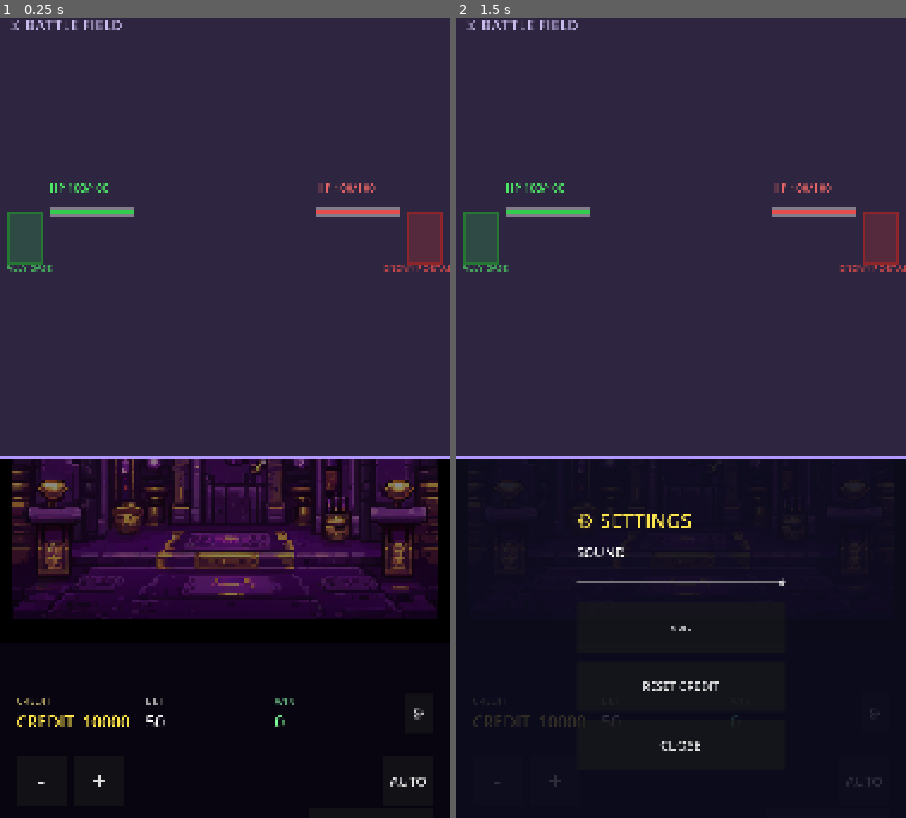
Above: before the commit, frames 1-2 (left to right).
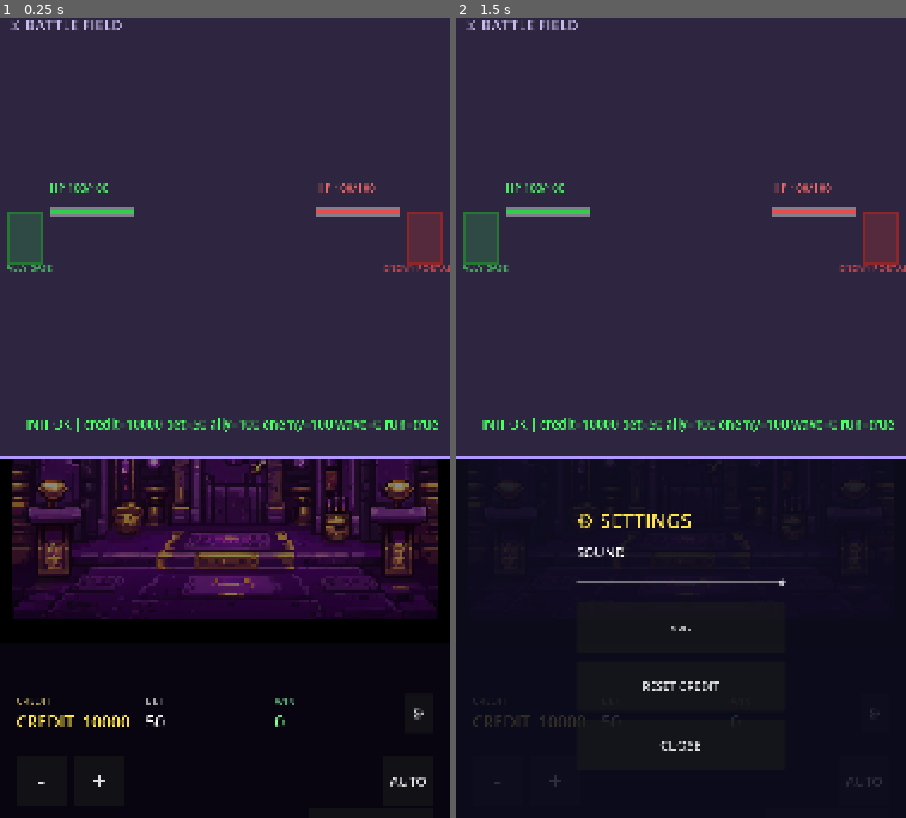
Above: after the commit, the same moments.

Repository: ralph0830/DOTS
Game: Godot game, scene res://scenes/slot/SlotMachine.tscn
Two runs of this game, one before a commit and one after it. Both use one fixed random seed, a clock stepped at 60 frames per second and the inputs below.
Inputs:
- Up to frame 1 (0.25 s): no input
- Up to frame 2 (1.5 s): click "⚙" at 0.5 s; click "-" at 1.25 s

The runs differ from the first frame. In frame 1, 0.7% of the frame differs, in the area x 5-98%, y 50-52%; in frame 2, 0.7%.

Commit message:
feat: 게임 시작 통합 초기화 + 초기화 상태 화면 표시
요구사항: 게임 시작 시 모든 값을 결정론적으로 초기화

통합 초기화 (_initialize_all):
- SlotMachineView._ready() 에서 모든 매니저 초기화 orchestrator
- WalletManager.initialize + reset_credit(starting_credit) — 저장값 무시
- JackpotSystem.initialize + reset_to_seeds
- BattleField.reset_run() — HP/유닛 리셋
- WaveManager.restart() — WAVE 1부터
- 자동스핀 끔, GameManager.start_game()
- game_initialized 시그널 emit (화면 표시용)

초기화 상태 화면 표시 (DEBUG):
- EventBus.game_initialized(state) 시그널 추가
- BattleFieldView: 상단 전투 영역 하단에 큰 텍스트로 표시
  초기화 전: 주황 펄스 'WAITING INIT...'
  초기화 후: 녹색 'INIT OK | credit=10000 bet=50 ally=100 enemy=100 wave=0'
- _process에서 펄스 애니메이션 (초기화 대기 중)

GameOverOverlay 리스타트:
- _restart()가 부모 SlotMachineView._initialize_all() 재사용
- 폴백: 직접 리셋

데스크톱 검증 PASS:
- [init] credit=10000 bet=50 ally=100 enemy=100 wave=0
- INIT OK 텍스트 녹색 표시 확인
- 8스핀 모두 당첨 (win=14,150,150,15...)
- DBG 로그로 matches() 정상 동작 확인

Diff:
--- a/autoload/EventBus.gd
+++ b/autoload/EventBus.gd
@@ -40,3 +40,5 @@
 signal wave_started(wave_num: int)                     # WAVE 시작
 signal wave_cleared(wave_num: int)                     # WAVE 클리어
 signal game_over(victory: bool)                        # 게임 종료 (승리/패배)
+# DEBUG: 게임 초기화 완료 (각 매니저 상태를 화면에 표시하기 위함).
+signal game_initialized(state: Dictionary)
--- a/scripts/battle/BattleFieldView.gd
+++ b/scripts/battle/BattleFieldView.gd
@@ -12,6 +12,10 @@
 var _ally_max: int = 100
 var _enemy_hp: int = 100
 var _enemy_max: int = 100
+# DEBUG: 초기화 상태 화면 표시용. game_initialized 시그널로 갱신.
+var _dbg_init_text: String = "WAITING INIT..."
+var _dbg_init_color: Color = Color(1.0, 0.5, 0.2)
+var _dbg_init_t: float = 0.0
 
 
 func _ready() -> void:
@@ -20,6 +24,28 @@
 	offset_bottom = -864.0   # 하단 864px(슬롯 영역)만큼 위로 당김 → 상단 1056px만 차지
 	mouse_filter = Control.MOUSE_FILTER_IGNORE
 	EventBus.base_hp_changed.connect(_on_base_hp_changed)
+	EventBus.game_initialized.connect(_on_game_initialized)
+
+
+func _process(delta: float) -> void:
+	# DEBUG: 초기화 전에는 펄스하며 대기 표시. 초기화 후엔 정지.
+	if not _dbg_init_text.begins_with("INIT OK"):
+		_dbg_init_t += delta
+		queue_redraw()
+
+
+## DEBUG: 초기화 완료 수신 — 상태를 화면에 녹색으로 표시.
+func _on_game_initialized(state: Dictionary) -> void:
+	var credit: int = int(state.get("credit", -1))
+	var bet: int = int(state.get("bet", -1))
+	var ally: int = int(state.get("ally_hp", -1))
+	var enemy: int = int(state.get("enemy_hp", -1))
+	var wave: int = int(state.get("wave", -1))
+	var running: bool = bool(state.get("running", false))
+	_dbg_init_text = "INIT OK | credit=%d bet=%d ally=%d enemy=%d wave=%d run=%s" \
+		% [credit, bet, ally, enemy, wave, running]
+	_dbg_init_color = Color(0.3, 1.0, 0.4)
+	queue_redraw()
 
 
 func _draw() -> void:
@@ -46,6 +72,12 @@
 	# HP 숫자 라벨 (기지 위)
 	_draw_label("HP %d/%d" % [_ally_hp, _ally_max], Vector2(120.0, LINE_Y - 110.0), 26, Color(0.3, 0.9, 0.4, 1.0))
 	_draw_label("HP %d/%d" % [_enemy_hp, _enemy_max], Vector2(760.0, LINE_Y - 110.0), 26, Color(0.9, 0.4, 0.4, 1.0))
+	# DEBUG: 초기화 상태 크게 표시 (전투 영역 하단, 분할선 바로 위).
+	# 초기화 전: 주황 펄스 "WAITING INIT...", 초기화 후: 녹색 "INIT OK | ..."
+	var col := _dbg_init_color
+	if not _dbg_init_text.begins_with("INIT OK"):
+		col = _dbg_init_color.lerp(Color.WHITE, 0.5 + 0.5 * sin(_dbg_init_t * 6.0))
+	_draw_label(_dbg_init_text, Vector2(60.0, BATTLE_H - 70.0), 30, col)
 
 
 ## HP 바 그리기 (배경 + 비율 채우기).
--- a/scripts/core/SpinEvaluator.gd
+++ b/scripts/core/SpinEvaluator.gd
@@ -20,21 +20,36 @@
 	if target == null:
 		return null
 
+	# DEBUG: 페이라인 0(가운데 행)만 상세 추적 — 매칭 실패 원인 파악.
+	var dbg := payline.id == 0
+	if dbg:
+		var ids := []
+		for s in line:
+			ids.append(String(s.id) if s != null else "null")
+		print("[DBG] pl0 line=%s target=%s" % [str(ids), String(target.id)])
+
 	# 왼쪽부터 연속 매치. 참여하지 않는 심볼(Scatter/Bonus)을 만나면 중단.
 	var match_count := 0
 	var positions: Array[Vector2i] = []
 	for r in range(5):
 		var sym: SymbolData = line[r]
 		if sym == null:
+			if dbg: print("[DBG]   r%d null → break" % r)
 			break
 		if not sym.participates_in_line():
+			if dbg: print("[DBG]   r%d %s not_participate → break" % [r, sym.id])
 			break
-		if sym.matches(target):
+		var matched := sym.matches(target)
+		if dbg:
+			print("[DBG]   r%d %s.matches(%s)=%s" % [r, String(sym.id), String(target.id), matched])
+		if matched:
 			match_count += 1
 			positions.append(Vector2i(r, payline.get_row(r)))
 		else:
 			break
 
+	if dbg:
+		print("[DBG]   match_count=%d" % match_count)
 	if match_count < MIN_MATCH:
 		return null
 	var amount2 := target.get_payout(match_count)
--- a/scripts/view/GameOverOverlay.gd
+++ b/scripts/view/GameOverOverlay.gd
@@ -69,14 +69,18 @@
 
 func _restart() -> void:
 	visible = false
+	# 부모 SlotMachineView 의 통합 초기화 재사용 — 모든 상태를 시작값으로.
+	var smv := get_tree().get_first_node_in_group(&"slot_machine_view") if get_tree().has_group(&"slot_machine_view") else null
+	if smv != null and smv.has_method("_initialize_all"):
+		smv._initialize_all()
+		return
+	# 폴백: 직접 리셋 (SlotMachineView 가 없을 때)
 	var battle := _get_battle_field()
 	if battle != null:
 		battle.reset_run()
-	# WaveManager 재개
 	var wave_mgr := _get_wave_manager()
 	if wave_mgr != null and wave_mgr.has_method("restart"):
 		wave_mgr.restart()
-	# GameManager 상태 리셋
 	GameManager.score = 0
 	GameManager.current_wave = 0
 	GameManager.enemies_killed_total = 0
--- a/scripts/view/SlotMachineView.gd
+++ b/scripts/view/SlotMachineView.gd
@@ -33,14 +33,50 @@
 	_build_layout()
 	_setup_core()
 	_setup_reels()
-	_setup_battle()   # Phase 7: 전투 시스템 (UnitSpawner) 초기화
-	WalletManager.initialize(GameConfig.config)
-	JackpotSystem.initialize(GameConfig.config)
+	_setup_battle()   # Phase 7: 전투 시스템 (UnitSpawner/WaveManager) 초기화
+	# 모든 싱글턴/매니저를 결정론적으로 초기화 (게임 시작 시 항상 동일 상태).
+	_initialize_all()
+	# EventBus 구독
 	EventBus.spin_requested.connect(_on_spin_requested)
 	EventBus.highlight_wins.connect(_on_highlight)
 	EventBus.big_win.connect(_on_big_win)
 	EventBus.auto_spin_changed.connect(_on_auto_changed)
 	EventBus.evaluation_completed.connect(_on_eval_auto)
+
+
+## 게임 시작 시 모든 상태를 초기값으로 리셋.
+## 크레딧/잭팟/전투 필드/WAVE/자동스핀 — 저장값 무시, 항상 시작 상태에서 시작.
+func _initialize_all() -> void:
+	# 1. 지갑 — 시작 크레딧으로 리셋 (저장값 무시).
+	var cfg := GameConfig.config
+	WalletManager.initialize(cfg)
+	WalletManager.reset_credit(int(cfg.starting_credit))
+	# 2. 잭팟 — 시드값으로 리셋.
+	JackpotSystem.initialize(cfg)
+	JackpotSystem.reset_to_seeds()
+	# 3. 전투 필드 — HP/유닛 리셋.
+	if _battle_field != null:
+		_battle_field.reset_run()
+	# 4. WAVE — 1번부터 재개.
+	var wave_mgr := get_node_or_null("WaveManager")
+	if wave_mgr != null and wave_mgr.has_method("restart"):
+		wave_mgr.restart()
+	# 5. 자동스핀 — 끔.
+	_auto_remaining = 0
+	# 6. 게임 매니저 런 상태.
+	GameManager.start_game()
+	# DEBUG: 초기화 상태를 화면 표시용 딕셔너리로 emit.
+	var state := {
+		"credit": WalletManager.credit,
+		"bet": WalletManager.current_bet,
+		"ally_hp": _battle_field.base_hp if _battle_field != null else -1,
+		"enemy_hp": _battle_field.enemy_base_hp if _battle_field != null else -1,
+		"wave": GameManager.current_wave,
+		"running": GameManager.is_defense_active,
+	}
+	print("[init] 게임 초기화 완료: credit=%d bet=%d ally=%d enemy=%d wave=%d" \
+		% [state.credit, state.bet, state.ally_hp, state.enemy_hp, state.wave])
+	EventBus.game_initialized.emit(state)
 
 
 func _build_layout() -> void:
